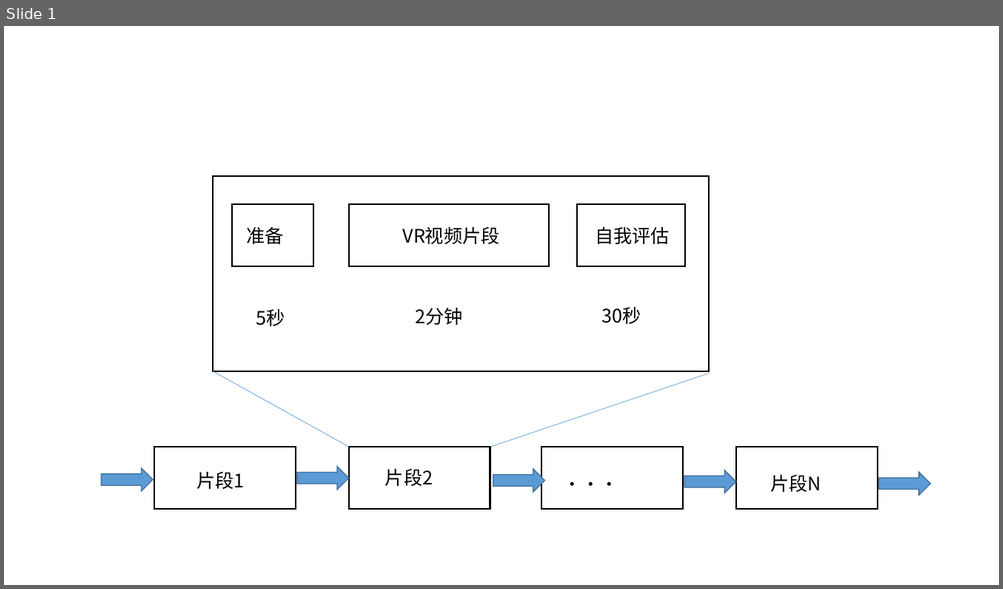
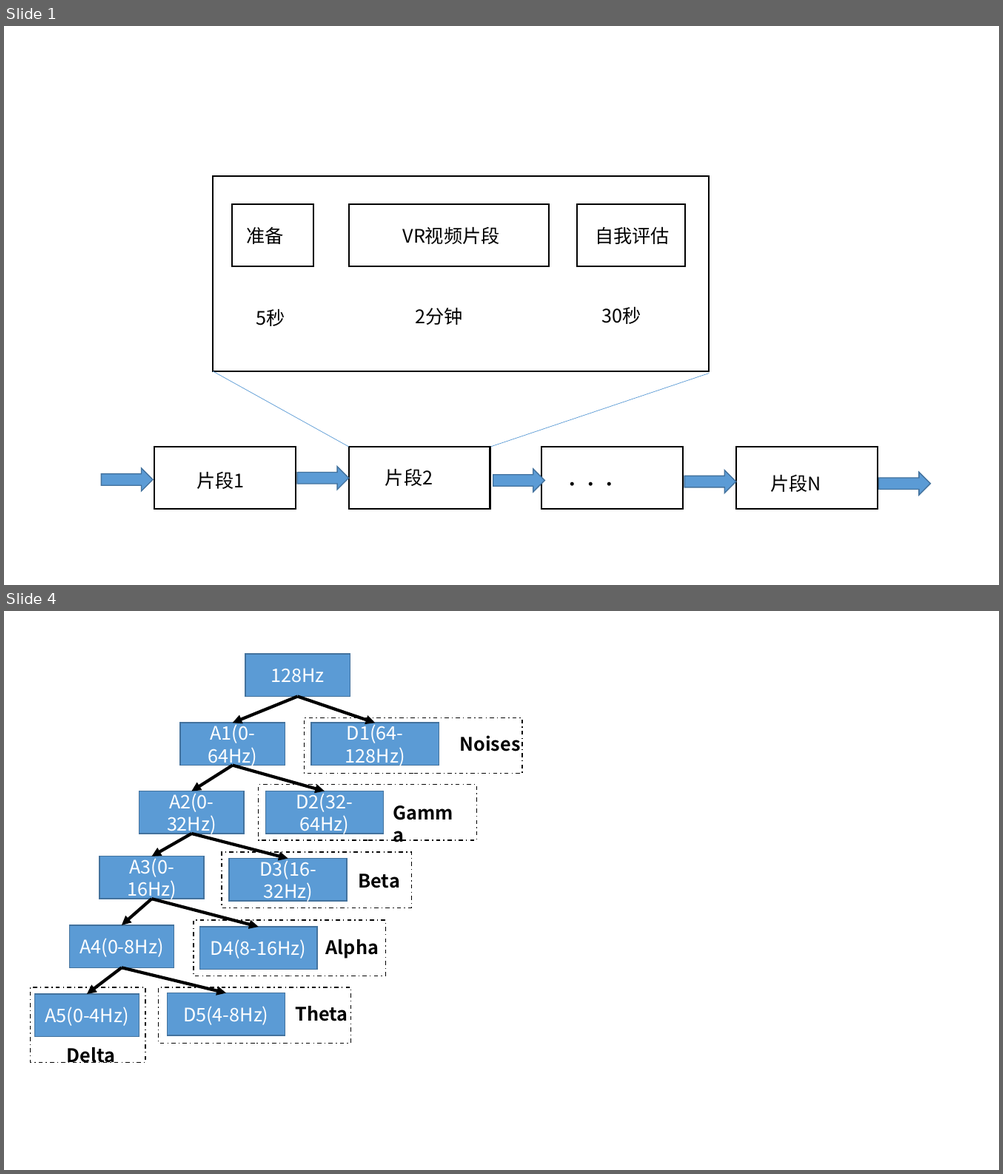
Before and after one commit to wandouqiang/-, a slide deck: 图集.pptx. Shown one above the other, each under a label of ours: slide 1 before the commit, slides 1 and 4 after it; the slides between them are not shown. The pictures are 1003x589 and 1003x1174 pixels, drawn with LibreOffice and Linux fonts; fonts in the diff are those of the drawing. Boxes give left, top, right and bottom in pixels: in the first picture for what was removed or moved away, otherwise in the second. Text is boxed around its words. In the diff, an @@ line names an element or a change of style, - is before the commit and + after.

```diff
--- a/图集.pptx
+++ b/图集.pptx
@@ slide 4 added at (4,611,999,1170), background #FFFFFF @@
@@ rectangle added at (245,654,350,697), fill #5B9BD5, outline #43739E 1 pt, 18 pt, text #FFFFFF @@
+128Hz
@@ arrow added from (297, 697) to (233, 723), #000000 3 pt @@
@@ arrow added from (297, 697) to (375, 723), #000000 3 pt @@
@@ rectangle added at (304,718,522,774), outline #000000 1 pt dashed @@
@@ rectangle added at (180,723,284,766), fill #5B9BD5, outline #43739E 1 pt, 18 pt, text #FFFFFF @@
+A1(0-64Hz)
@@ rectangle added at (311,723,439,766), fill #5B9BD5, outline #43739E 1 pt, 18 pt, text #FFFFFF @@
+D1(64-128Hz)
@@ text added at (460,735,521,752), 18 pt, text #000000, bold @@
+Noises
@@ arrow added from (233, 766) to (191, 792), #000000 3 pt @@
@@ arrow added from (233, 766) to (325, 792), #000000 3 pt @@
@@ rectangle added at (259,785,476,841), outline #000000 1 pt dashed @@
@@ rectangle added at (139,792,244,834), fill #5B9BD5, outline #43739E 1 pt, 18 pt, text #FFFFFF @@
+A2(0-32Hz)
@@ rectangle added at (266,792,384,834), fill #5B9BD5, outline #43739E 1 pt, 18 pt, text #FFFFFF @@
+D2(32-64Hz)
@@ text added at (385,797,466,827), 18 pt, text #000000, bold @@
+Gamma
@@ arrow added from (191, 834) to (152, 857), #000000 3 pt @@
@@ arrow added from (191, 834) to (288, 859), #000000 3 pt @@
@@ rectangle added at (222,853,412,908), outline #000000 1 pt dashed @@
@@ rectangle added at (99,857,204,899), fill #5B9BD5, outline #43739E 1 pt, 18 pt, text #FFFFFF @@
+A3(0-16Hz)
@@ rectangle added at (229,859,347,901), fill #5B9BD5, outline #43739E 1 pt, 18 pt, text #FFFFFF @@
+D3(16-32Hz)
@@ text added at (358,874,400,889), 18 pt, text #000000, bold @@
+Beta
@@ arrow added from (152, 899) to (122, 925), #000000 3 pt @@
@@ arrow added from (152, 899) to (259, 927), #000000 3 pt @@
@@ rectangle added at (193,920,385,977), outline #000000 1 pt dashed @@
@@ rectangle added at (70,925,174,968), fill #5B9BD5, outline #43739E 1 pt, 18 pt, text #FFFFFF @@
+A4(0-8Hz)
@@ rectangle added at (199,927,317,970), fill #5B9BD5, outline #43739E 1 pt, 18 pt, text #FFFFFF @@
+D4(8-16Hz)
@@ text added at (326,940,378,959), 18 pt, text #000000, bold @@
+Alpha
@@ rectangle added at (30,988,145,1063), outline #000000 1 pt dashed @@
@@ arrow added from (122, 968) to (87, 994), #000000 3 pt @@
@@ arrow added from (122, 968) to (226, 993), #000000 3 pt @@
@@ rectangle added at (159,988,351,1044), outline #000000 1 pt dashed @@
@@ rectangle added at (34,994,139,1037), fill #5B9BD5, outline #43739E 1 pt, 18 pt, text #FFFFFF @@
+A5(0-4Hz)
@@ rectangle added at (168,993,285,1036), fill #5B9BD5, outline #43739E 1 pt, 18 pt, text #FFFFFF @@
+D5(4-8Hz)
@@ text added at (295,1006,347,1022), 18 pt, text #000000, bold @@
+Theta
@@ text added at (67,1048,115,1063), 18 pt, text #000000, bold @@
+Delta
```
Also in this commit, not shown: 1 slide changed, 2 other slides added, 1 other file.
